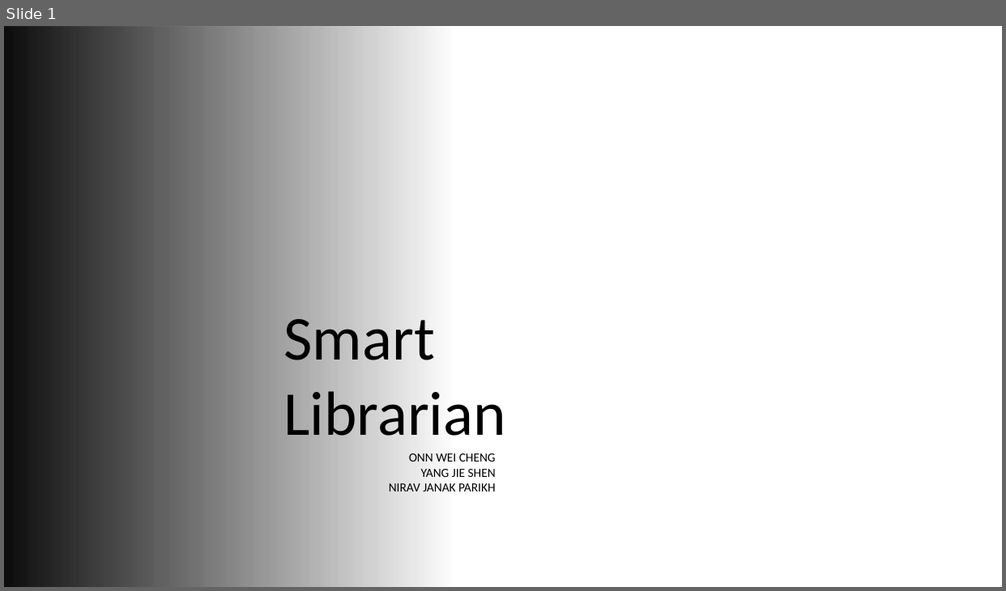
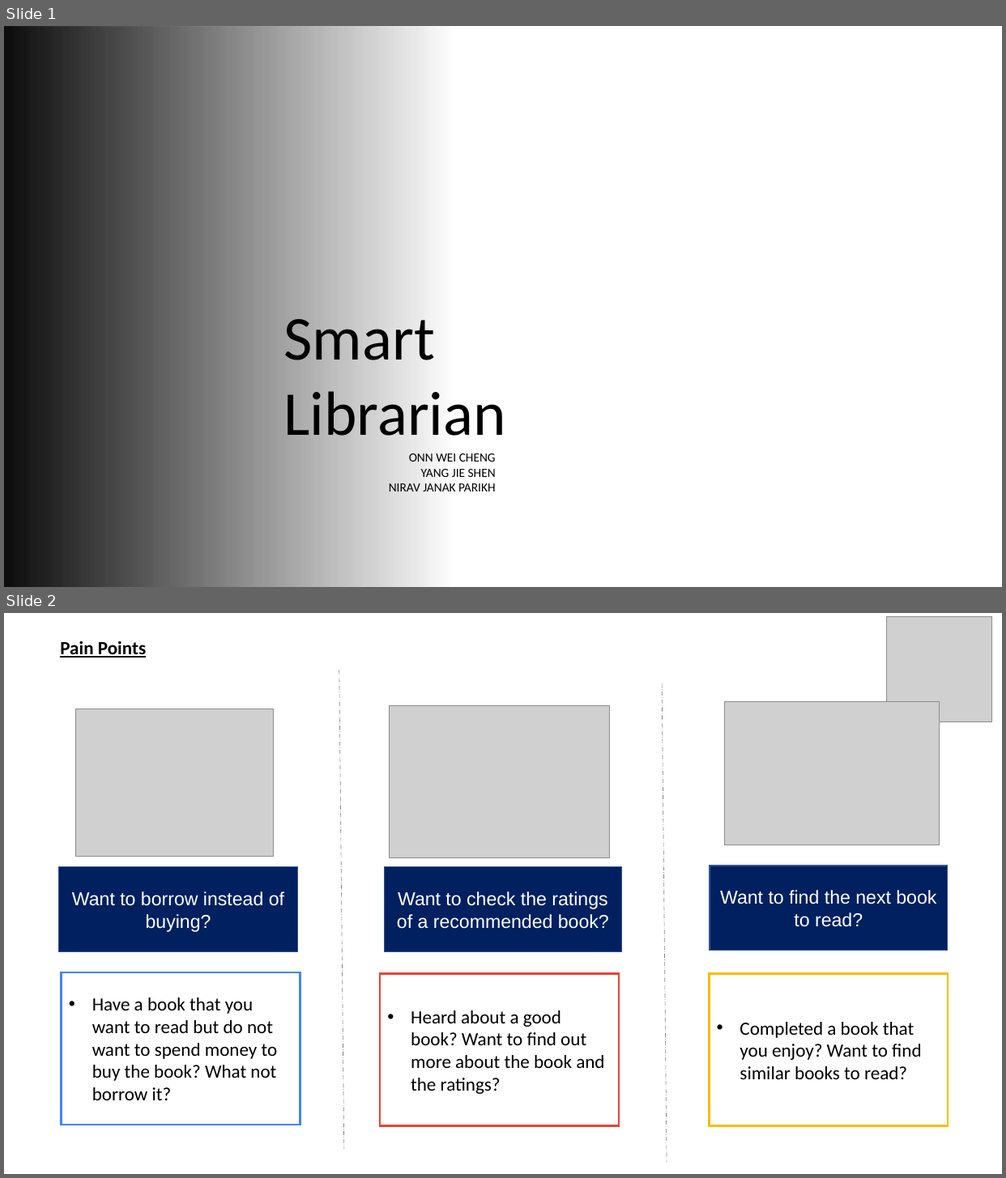
Before and after one commit to AftTheRain/ISA-PM-IPA-2021-01-09-IS02PT-GRP-SmartLibrarian, a slide deck: Video/ISS IPA PROJECT PRESENTATION - PROMOTIONAL VIDEO.pptx. Shown one above the other, each under a label of ours: slide 1 before the commit, slides 1 and 2 after it. The pictures are 1006x591 and 1006x1178 pixels, drawn with LibreOffice and Linux fonts; fonts in the diff are those of the drawing; grey boxes stand for pictures; background and template pictures are left out. Boxes give left, top, right and bottom in pixels: in the first picture for what was removed or moved away, otherwise in the second. Text is boxed around its words. In the diff, an @@ line names an element or a change of style, - is before the commit and + after.

```diff
--- a/Video/ISS IPA PROJECT PRESENTATION - PROMOTIONAL VIDEO.pptx
+++ b/Video/ISS IPA PROJECT PRESENTATION - PROMOTIONAL VIDEO.pptx
@@ slide 2 added at (4,613,1002,1174), background #FFFFFF @@
@@ picture added at (887,616,992,722) @@
@@ text added at (60,641,146,658), 18 pt, text #000000, bold, underline @@
+Pain Points
@@ line added from (339, 670) to (344, 1149), #808080 0.5 pt dashed @@
@@ line added from (662, 683) to (667, 1162), #808080 0.5 pt dashed @@
@@ picture added at (76,709,274,856) @@
@@ picture added at (390,706,611,858) @@
@@ picture added at (725,702,939,845) @@
@@ rectangle added at (58,867,298,952), fill #002060, outline #325491 1 pt, 18 pt, text #FFFFFF @@
+Want to borrow instead of buying?
@@ rectangle added at (385,867,622,952), fill #002060, outline #325491 1 pt, 18 pt, text #FFFFFF @@
+Want to check the ratings of a recommended book?
@@ rectangle added at (710,866,948,951), fill #002060, outline #325491 1 pt, 18 pt, text #FFFFFF @@
+Want to find the next book to read?
@@ rectangle added at (62,973,300,1125), outline #4285F4 2 pt, 18 pt, text #000000 @@
+• Have a book that you want to read but do not want to spend money to buy the book? What not borrow it?
@@ rectangle added at (380,973,619,1126), outline #EA4335 2 pt, 18 pt, text #000000 @@
+• Heard about a good book? Want to find out more about the book and the ratings?
@@ rectangle added at (710,973,948,1126), outline #FBBC05 2 pt, 18 pt, text #000000 @@
+• Completed a book that you enjoy? Want to find similar books to read?
```
Also in this commit, not shown: 4 slides changed, 1 slide removed.
